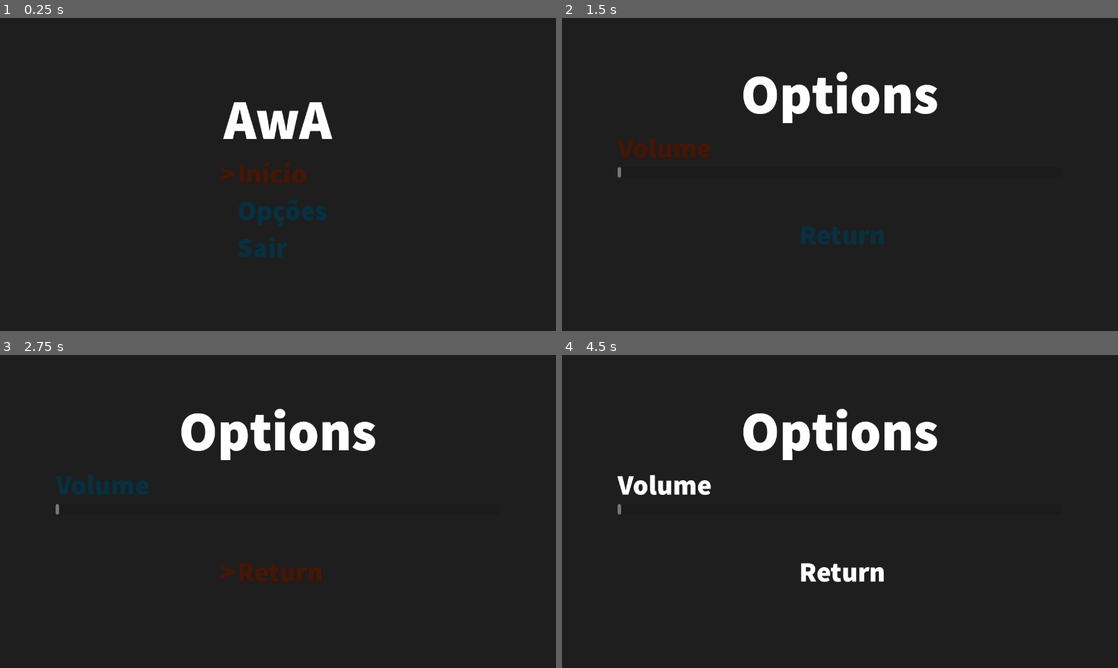
Above: before the commit, frames 1-4 (two rows, left to right).
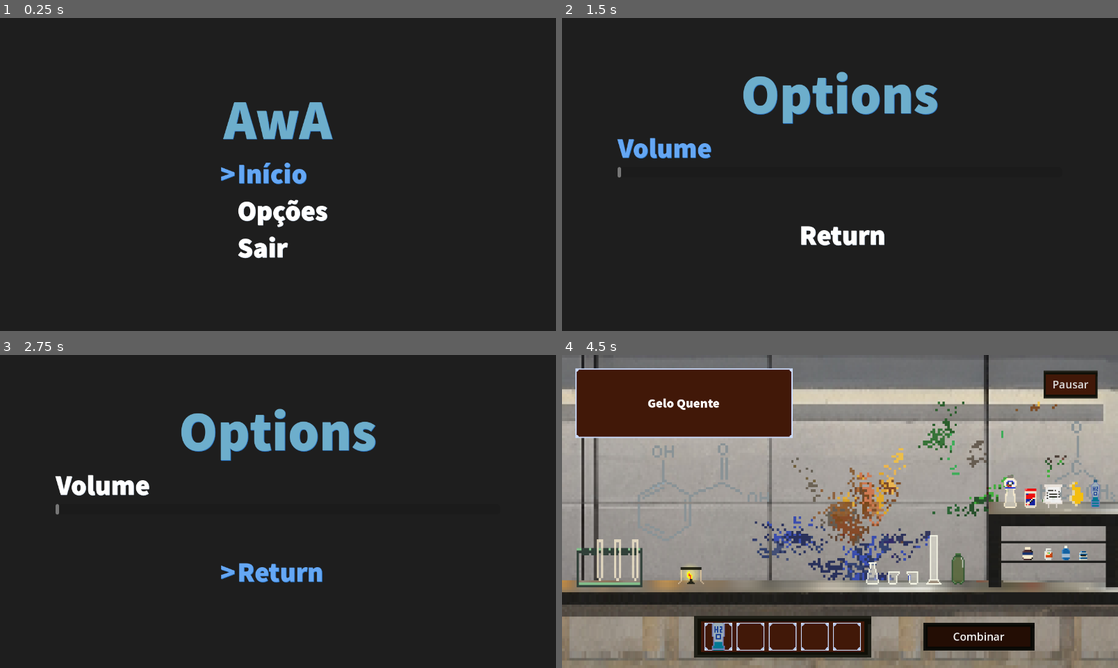
Above: after the commit, the same moments.

Repository: caduceusj/AwA
Game: Godot game, scene res://Scene/MainMenu/MainMenu.tscn
Two runs of this game, one before a commit and one after it. Both use one fixed random seed, a clock stepped at 60 frames per second and the inputs below.
Inputs (mouse positions are in pixels of both pictures, inside the frame that each line leads up to):
- Up to frame 1 (0.25 s): no input
- Up to frame 2 (1.5 s): tap Enter (ui_accept) at 0.5, 0.77, 1.25 s; move the mouse to (962, 158) at 0.52 s; hold Up (ui_up) 0.53-1.28 s; click (962, 158) at 0.67 s; move the mouse to (728, 190) at 1.27 s; hold Down (ui_down) from 1.28 s (still down)
- Up to frame 3 (2.75 s): tap Enter (ui_accept) at 1.52, 2 s; move the mouse to (333, 442) at 2.02 s; release Down (ui_down) at 2.03 s; hold Up (ui_up) from 2.03 s (still down)
- Up to frame 4 (4.5 s): tap Enter (ui_accept) at 2.75, 3.02 s; move the mouse to (812, 574) at 2.77 s; click (812, 574) at 2.92 s; release Up (ui_up) at 3.5 s; click (1095, 492) at 3.52 s; click (979, 636) at 4.25 s, where only the run after the commit has a clickable "Combinar"

The runs differ from the first frame. In frame 1, 2.9% of the frame differs, in the area x 39-60%, y 26-77%; in frame 2, 3.7%; in frame 3, 3.8%; in frame 4, 92%, in the area x 0-100%, y 0-100%.
Error before the commit: Invalid assignment of property or key 'text' with value of type 'String' on a base object of type 'null instance'. (res://Scene/MainMenu/OptionsMenu.gd:26)

Commit message:
correção de bug ao iniciar, refatoração de cores no menu principal

Diff:
--- a/Scene/MainMenu/MainMenu.gd
+++ b/Scene/MainMenu/MainMenu.gd
@@ -12,10 +12,10 @@
 @onready var textTwo = $CenterContainer/VBoxContainer/Inputs/VBoxContainer/Options/HBoxContainer/OptionName
 @onready var textThree = $CenterContainer/VBoxContainer/Inputs/VBoxContainer/Quit/HBoxContainer/OptionName
 
-const originalFontColor = Color("#083040")
-const originalShadowColor = Color("#142e4001")
-const selectedFontColor = Color("#411808")
-const selectedShadowColor = Color("#400814")
+const originalFontColor = Color("#ffffff")
+const originalShadowColor = Color("#e1eefd")
+const selectedFontColor = Color("#65a7f4")
+const selectedShadowColor = Color("#2775c8")
 
 
 var currentSelection = 0
--- a/Scene/MainMenu/MainMenu.tscn
+++ b/Scene/MainMenu/MainMenu.tscn
@@ -28,6 +28,8 @@
 
 [node name="Label" type="Label" parent="CenterContainer/VBoxContainer/Title"]
 layout_mode = 2
+theme_override_colors/font_color = Color(0.427451, 0.682353, 0.8, 1)
+theme_override_colors/font_shadow_color = Color(0.152941, 0.458824, 0.784314, 1)
 theme_override_fonts/font = ExtResource("2_xsvkh")
 theme_override_font_sizes/font_size = 128
 text = "AwA"
--- a/Scene/MainMenu/OptionsMenu.gd
+++ b/Scene/MainMenu/OptionsMenu.gd
@@ -5,10 +5,10 @@
 @onready var selectorTwo = $CenterContainer/VBoxContainer/Return/HBoxContainer/Selector
 @onready var volumeBar = $CenterContainer/VBoxContainer/Volume/VBoxContainer/VolumeBar
 
-const originalFontColor = Color("#083040")
-const originalShadowColor = Color("#142e4001")
-const selectedFontColor = Color("#411808")
-const selectedShadowColor = Color("#400814")
+const originalFontColor = Color("#ffffff")
+const originalShadowColor = Color("#e1eefd")
+const selectedFontColor = Color("#65a7f4")
+const selectedShadowColor = Color("#2775c8")
 
 var currentSelection = 0
 
--- a/Scene/MainMenu/OptionsMenu.tscn
+++ b/Scene/MainMenu/OptionsMenu.tscn
@@ -26,6 +26,8 @@
 
 [node name="Label" type="Label" parent="CenterContainer/VBoxContainer/Title"]
 layout_mode = 2
+theme_override_colors/font_color = Color(0.427451, 0.682353, 0.8, 1)
+theme_override_colors/font_shadow_color = Color(0.152941, 0.458824, 0.784314, 1)
 theme_override_fonts/font = ExtResource("1_2cqdv")
 theme_override_font_sizes/font_size = 128
 text = "Options"
@@ -63,8 +65,8 @@
 [node name="Selector" type="Label" parent="CenterContainer/VBoxContainer/Return/HBoxContainer"]
 custom_minimum_size = Vector2(35, 0)
 layout_mode = 2
-theme_override_colors/font_color = Color(0.254902, 0.0941176, 0.0313726, 1)
-theme_override_colors/font_shadow_color = Color(0.25098, 0.0313726, 0.0784314, 1)
+theme_override_colors/font_color = Color(0.396078, 0.654902, 0.956863, 1)
+theme_override_colors/font_shadow_color = Color(0.152941, 0.458824, 0.784314, 1)
 theme_override_fonts/font = ExtResource("1_2cqdv")
 theme_override_font_sizes/font_size = 64
 
--- a/Scripts/Lab.gd
+++ b/Scripts/Lab.gd
@@ -17,11 +17,14 @@
 	$fire.play("default")
 	$DicaUi.visible = false
 	pause.visible = false
-	instance_experiments()
+
+
+
 
 	if(GameManager.current_state == GameManager.state.INTRO):
-		# Rodar introdução
-		pass
+		if(experiments_instances.is_empty()) :
+			instance_experiments()# Rodar introdução
+
 
 func instance_experiments() -> void:
 	var instance: GenericExperiment
--- a/project.godot
+++ b/project.godot
@@ -19,8 +19,6 @@
 
 GameManager="*res://Scripts/Global/GameManager.gd"
 ExperimentsManagerGlobal="*res://Scene/Global/ExperimentsManager.tscn"
-OptionsMenu="*res://Scene/MainMenu/OptionsMenu.gd"
-InGameMenu="*res://Scene/MainScreen/inGameMenu.gd"
 
 [display]
 
